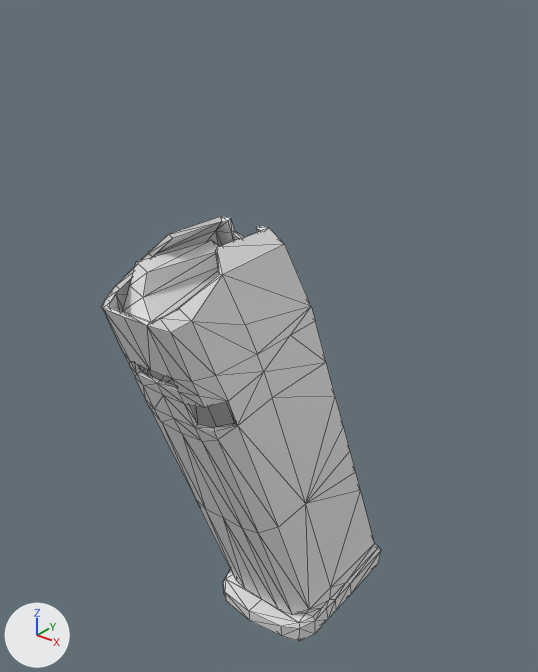
A saved change to the FBX model assets/glock_17_magazine.FBX.
The view is the same before and after, from a 50 mm camera at (0.0023, -0.00331, 0.00037) aimed at (-0.00029, -0.00007, -0.00164). The lights are fixed; the arrows at lower left show +X, +Y and +Z. Mesh edges are drawn as thin lines. Materials are left out; every surface is plain grey. Where no turn or scale is listed for an object, it has been applied to the vertices.

The first picture shows 'magazine', 'magazine follower'.
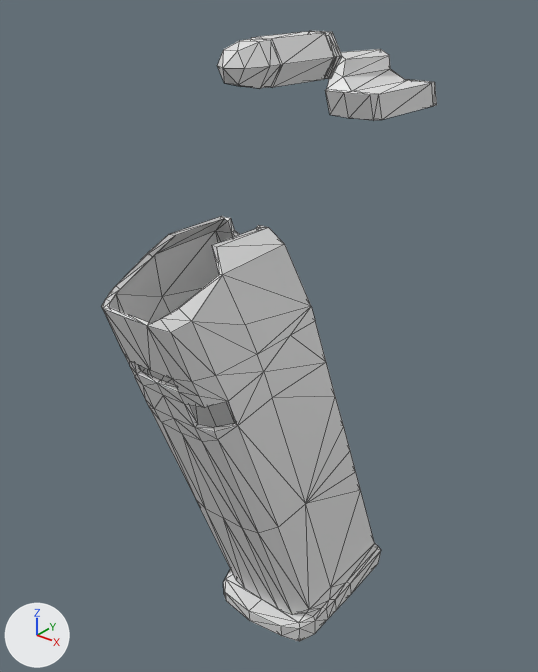
Commit message: updated the glock magazine model

What differs and where, as boxes [x1, y1, x2, y2] in the pictures (538 x 672 px; the box of a moved part takes in the faces that stretch with it):
'magazine follower', moved
    before: [122, 240, 219, 323]
    after: [325, 49, 437, 120]
'Cylinder01', added
    after: [217, 31, 342, 88]
part 1 of me_magazine, moved or reshaped
    before: [215, 228, 266, 272]
    after: [212, 227, 267, 274]
part 2 of me_magazine, moved or reshaped
    both: [149, 216, 227, 257]

The change in detail:
me_magazine has 404 vertices, 868 faces and spans x -0.00068..0.00004, y 0.00065..0.00249, z -0.0027..0.00002.
me_magazine is used by ob_magazine; location (0.00032, -0.002065, -0.000742).
Part 1, on me_magazine:
Vertex 96 of me_magazine moves from (-0.00019, 0.00143, 0.0) to (-0.00021, 0.00143, 0.00002) at pixel (259, 227).
Vertex 103 of me_magazine moves from (-0.00019, 0.00109, 0.0) at pixel (215, 250) to (-0.00021, 0.00109, 0.00002) at pixel (211, 245).
Part 2, on me_magazine:
Vertex 277 of me_magazine moves from (-0.00046, 0.00143, 0.0) at pixel (221, 221) to (-0.00044, 0.00143, 0.00002) at pixel (224, 218).
Vertex 285 of me_magazine moves from (-0.00046, 0.00109, 0.0) at pixel (172, 238) to (-0.00043, 0.00109, 0.00002) at pixel (175, 235).
Mesh me_cylinder01 is new.
It has 73 vertices, 142 faces and spans x -0.000126..0.000126, y -0.000752..0.0, z -0.000109..0.000109.
Object 'magazine follower' (ob_magazine_follower) moves from (0.00032, -0.002065, -0.000742) to (0.0, 0.0, 0.0).
Object 'Cylinder01' (ob_cylinder01) is new; it shows me_cylinder01.
Its location is (0.0, 0.0, 0.0).
